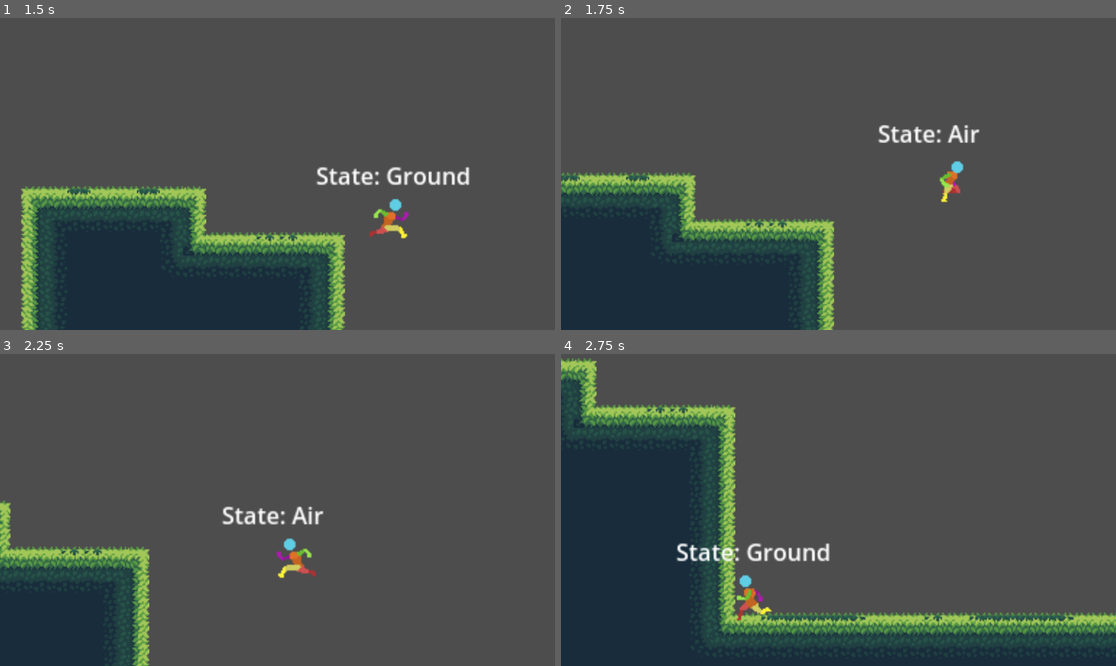
Above: before the commit, frames 1-4 (two rows, left to right).
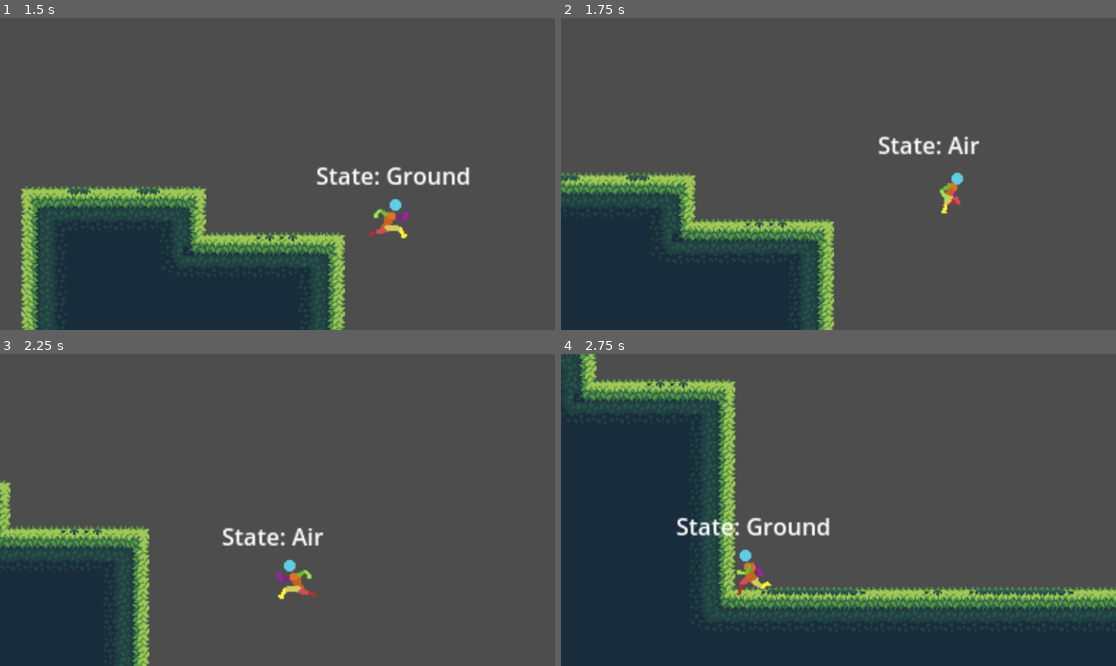
Above: after the commit, the same moments.

Repository: Allus-Interactive/platform-combat-game
Game: Godot game, scene res://scenes/main.tscn
The game is run twice, just before and just after one commit, with the same random seed, the same clock (stepped at 60 frames per second) and the same inputs.
Inputs:
- Up to frame 1 (1.5 s): tap Enter at 0.5 s; hold Space (jump) 0.53-1.28 s; hold D (move_right) from 0.53 s (still down); tap O (roll) at 1.35 s
- Up to frame 2 (1.75 s): keep holding D (move_right); tap Space (jump) at 1.52, 1.55 s
- Up to frame 3 (2.25 s): tap Space (jump) at 1.82 s; release D (move_right) at 2.03 s; hold A (move_left) from 2.03 s (still down); hold Space (jump) from 2.03 s (still down); tap F (toggle_weapon) at 2.1 s
- Up to frame 4 (2.75 s): keep holding A (move_left); keep holding Space (jump)

Frame 1 is identical in both runs. In frame 2, 1.4% of the frame differs, in the area x 57-76%, y 34-63%; in frame 3, 6.3%; in frame 4, 19%, in the area x 0-100%, y 0-94%.

Commit message:
double jump from air state

Diff:
--- a/scripts/air_state.gd
+++ b/scripts/air_state.gd
@@ -3,7 +3,24 @@
 class_name Airstate
 
 @export var ground_state : PlayerState
+@export var double_jump_velocity : float = -100.0
+
+var has_double_jumped : bool = false
 
 func state_process(delta):
 	if character.is_on_floor():
 		next_state = ground_state
+
+func state_input(event : InputEvent):
+	if event.is_action_pressed("jump") && not has_double_jumped:
+		double_jump()
+
+func on_exit():
+	if next_state == ground_state:
+		has_double_jumped = false
+
+func double_jump():
+	# Set y velocity to double jump
+	character.velocity.y = double_jump_velocity
+	# Set bool to avoid endless double jumps
+	has_double_jumped = true
--- a/scripts/player.gd
+++ b/scripts/player.gd
@@ -2,7 +2,6 @@
 
 @export var speed : float = 200.0
 @export var roll_speed : float = 300.0
-@export var double_jump_velocity : float = -150.0
 
 @onready var sprite : Sprite2D = $Sprite2D
 @onready var animation_tree : AnimationTree = $AnimationTree
@@ -39,14 +38,6 @@
 		was_in_air = false
 		is_at_jump_peak = false
 		is_falling = false
-
-	# Handle Jump
-	if Input.is_action_just_pressed("jump"):
-		if is_on_floor():
-			# jump()
-			pass
-		elif not has_double_jumped:
-			double_jump()
 
 	# Handle jump animations
 	if not is_on_floor():
@@ -97,18 +88,6 @@
 		is_facing_right = false
 		sprite.flip_h = true
 
-func double_jump():
-	# Set y velocity to double jump
-	velocity.y = double_jump_velocity
-	# Set bool to avoid endless double jumps
-	has_double_jumped = true
-	# Reset bools to allow for jump middle and end anims to play
-	is_at_jump_peak = false
-	is_falling = false
-	# Play start anim and lock anims
-	#animated_sprite.play("jump_start")
-	animation_locked = true
-
 func land():
 	#animated_sprite.play("jump_land")
 	animation_locked = true
